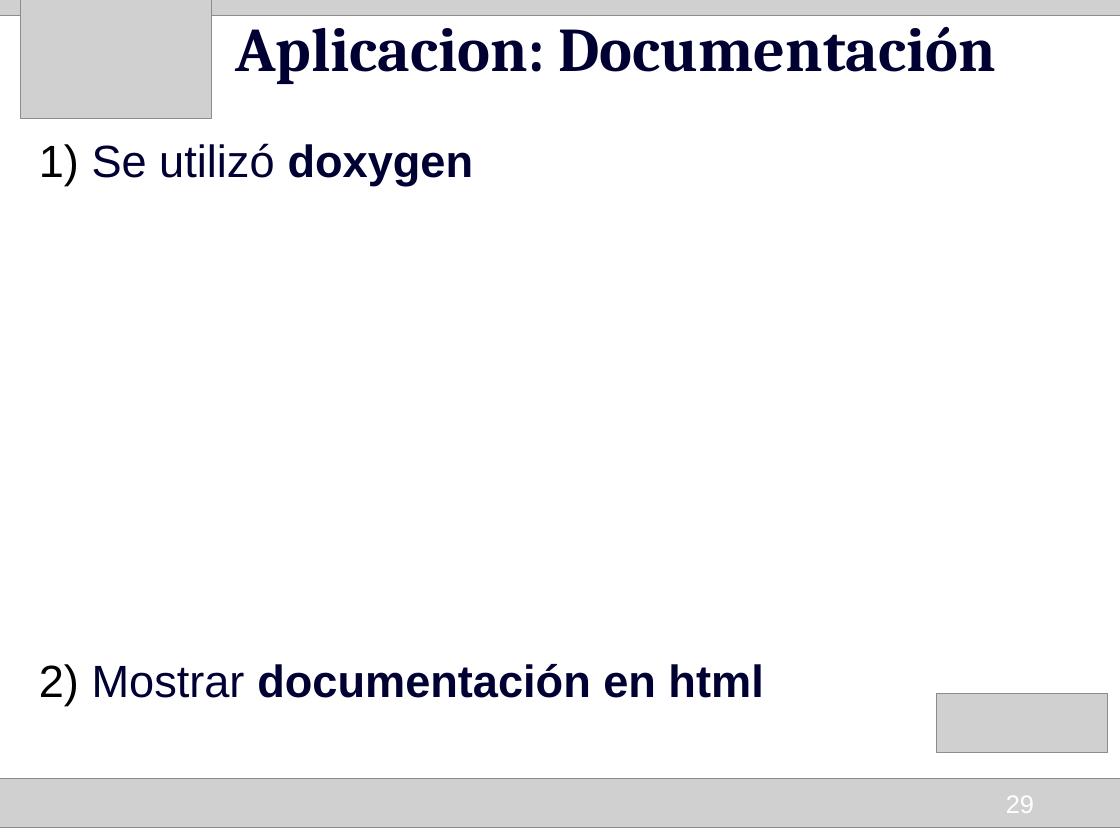
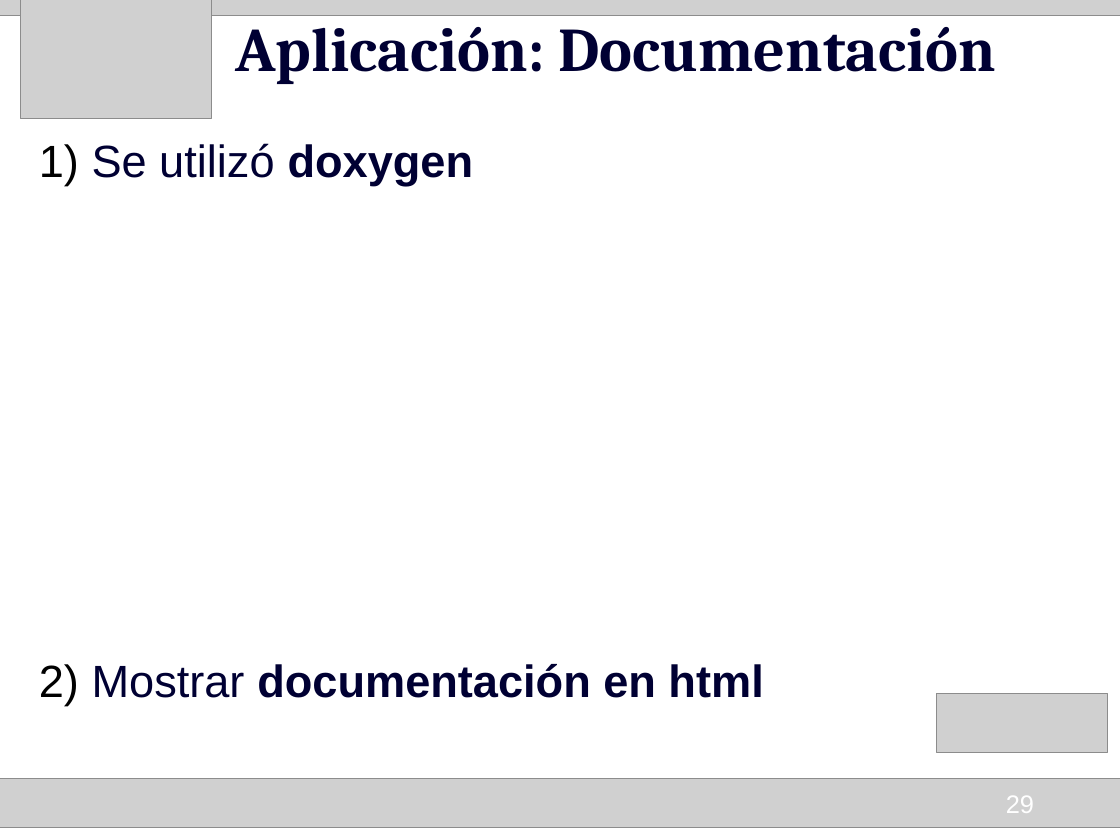
Before and after one commit to HumbertoCelleri/ljmd, a slide deck: slide 29 of presentacion/Presentacion_final.odp. Drawn at 1120x840 pixels with LibreOffice and Linux fonts; fonts in the diff are those of the drawing; grey boxes stand for pictures. Boxes give left, top, right and bottom in pixels: in the first picture for what was removed or moved away, otherwise in the second. Text is boxed around its words. In the diff, an @@ line names an element or a change of style, - is before the commit and + after.

Commit message:
Correccion de typos en la presentacion.

```diff
--- a/presentacion/Presentacion_final.odp
+++ b/presentacion/Presentacion_final.odp
@@ title at [235, 14, 996, 84]: text changed @@
-Aplicacion: Documentación
+Aplicación: Documentación
```
Also in this commit, not shown: 3 other slides changed, 5 other files.
